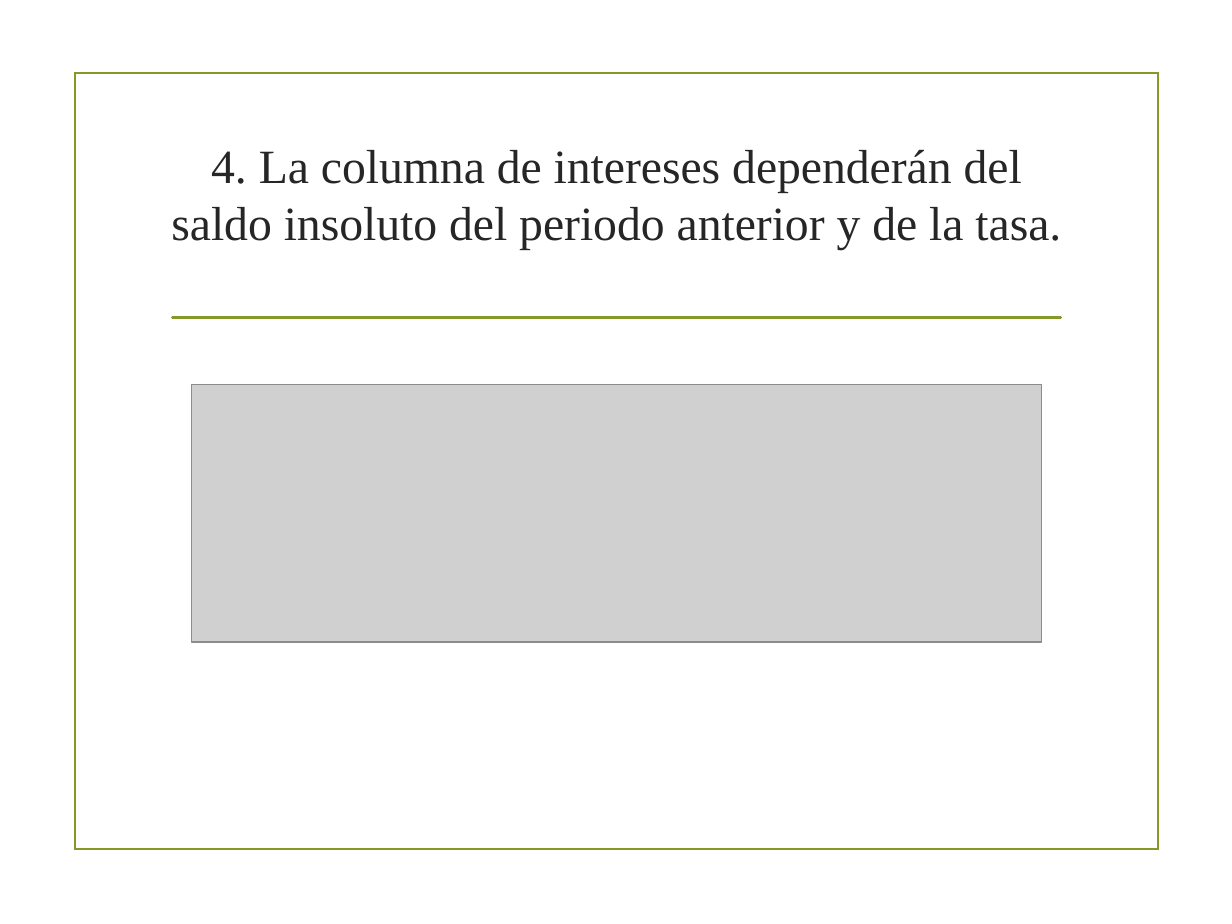
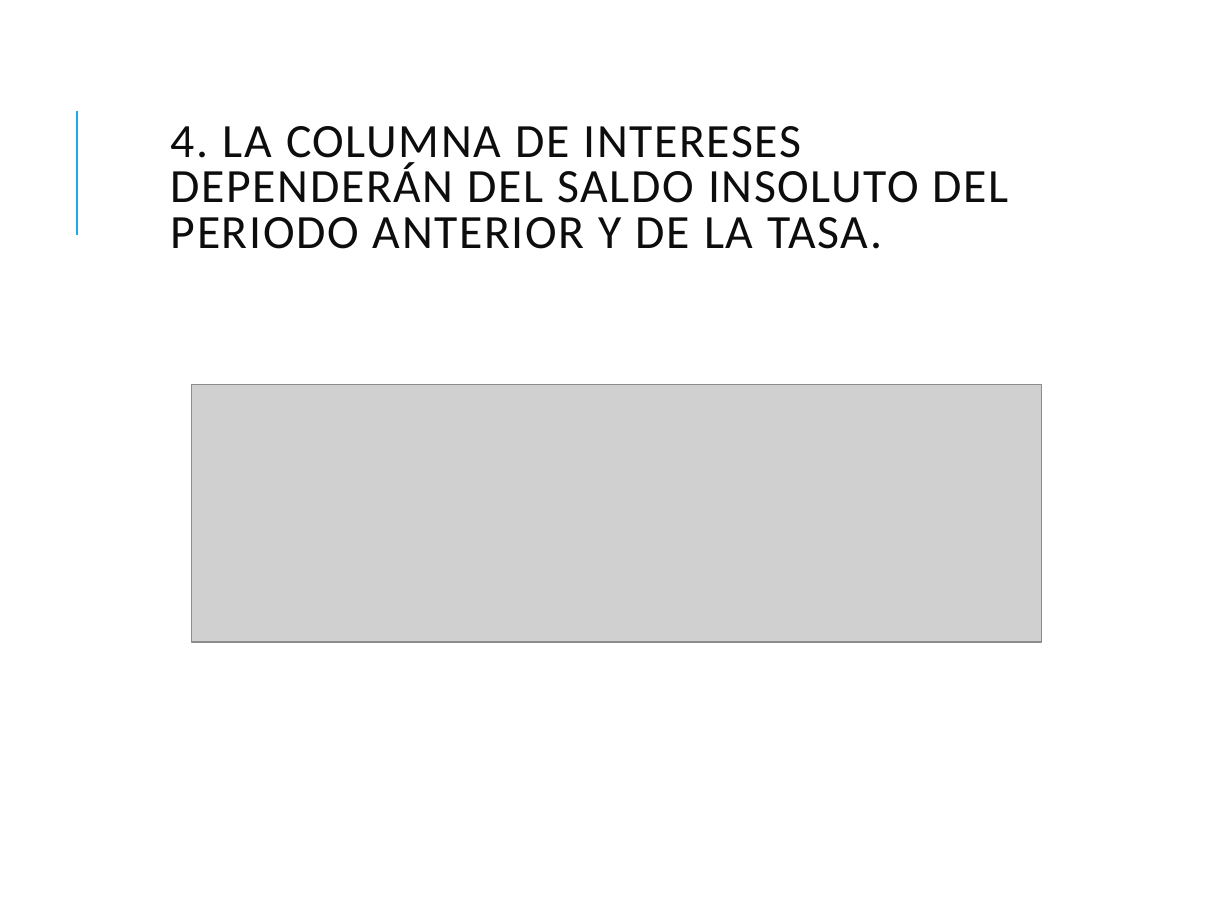
Before and after one commit to BernardoMB/HCPE, a slide deck: slide 9 of Parcial 2/05 Herramientas de Excel/01 Buscar objetivo/01 Buscar Objetivo.pptx. Drawn at 1232x924 pixels with LibreOffice and Linux fonts; fonts in the diff are those of the drawing; grey boxes stand for pictures; background and template pictures are left out. Boxes give left, top, right and bottom in pixels: in the first picture for what was removed or moved away, otherwise in the second. Text is boxed around its words. In the diff, an @@ line names an element or a change of style, - is before the commit and + after.

```diff
--- a/Parcial 2/05 Herramientas de Excel/01 Buscar objetivo/01 Buscar Objetivo.pptx
+++ b/Parcial 2/05 Herramientas de Excel/01 Buscar objetivo/01 Buscar Objetivo.pptx
@@ rectangle removed at [75, 73, 1158, 849] @@
@@ line added from (76, 234) to (76, 111), #1CADE4 1.5 pt @@
@@ title at [171, 126, 1009, 249]: text changed; font Times New Roman to Calibri; text colour #262626 to #0D0D0D @@
-4. La columna de intereses dependerán del saldo insoluto del periodo anterior y de la tasa.
+4. LA COLUMNA DE INTERESES DEPENDERÁN DEL SALDO INSOLUTO DEL PERIODO ANTERIOR Y DE LA TASA.
@@ line removed from (172, 318) to (1061, 318) @@
```
Also in this commit, not shown: 13 other slides changed, 31 other files.
